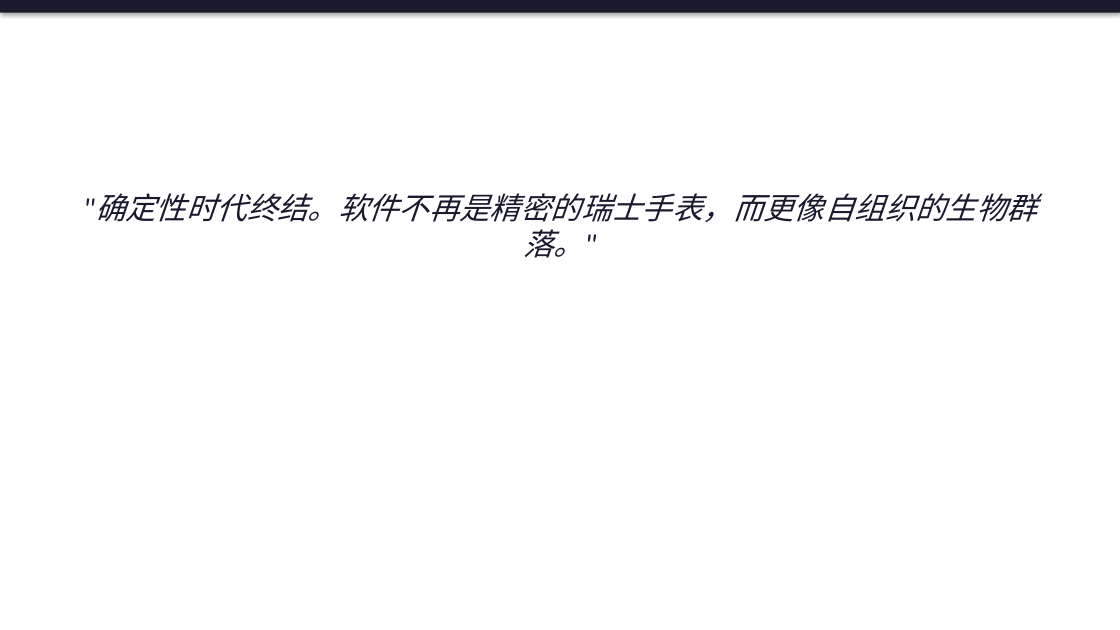
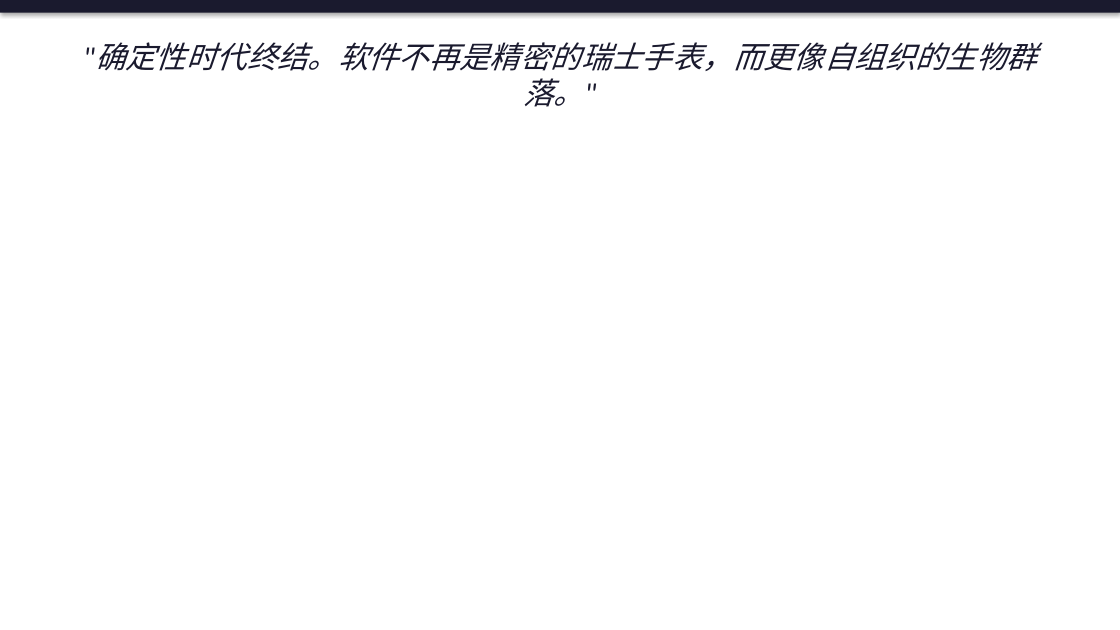
Before and after one commit to tanteng/blog, a slide deck: slide 9 of static/reports/agent-design-patterns-book-intro.pptx. Drawn at 1120x630 pixels with LibreOffice and Linux fonts; fonts in the diff are those of the drawing. Boxes give left, top, right and bottom in pixels: in the first picture for what was removed or moved away, otherwise in the second. Text is boxed around its words. In the diff, an @@ line names an element or a change of style, - is before the commit and + after.

```diff
--- a/static/reports/agent-design-patterns-book-intro.pptx
+++ b/static/reports/agent-design-patterns-book-intro.pptx
@@ text ""确定性时代终结。软件不再是精密的瑞士手表，而更像自组织的生物群落。"": place and size @@
-text ""确定性时代终结。软件不再是精密的瑞士手表，而更像自组织的生物群落。"" at [95,193,1037,258]
+text ""确定性时代终结。软件不再是精密的瑞士手表，而更像自组织的生物群落。"" at [95,42,1037,107]
```
Also in this commit, not shown: 18 other slides changed, 6 slides added, 4 slides removed.
